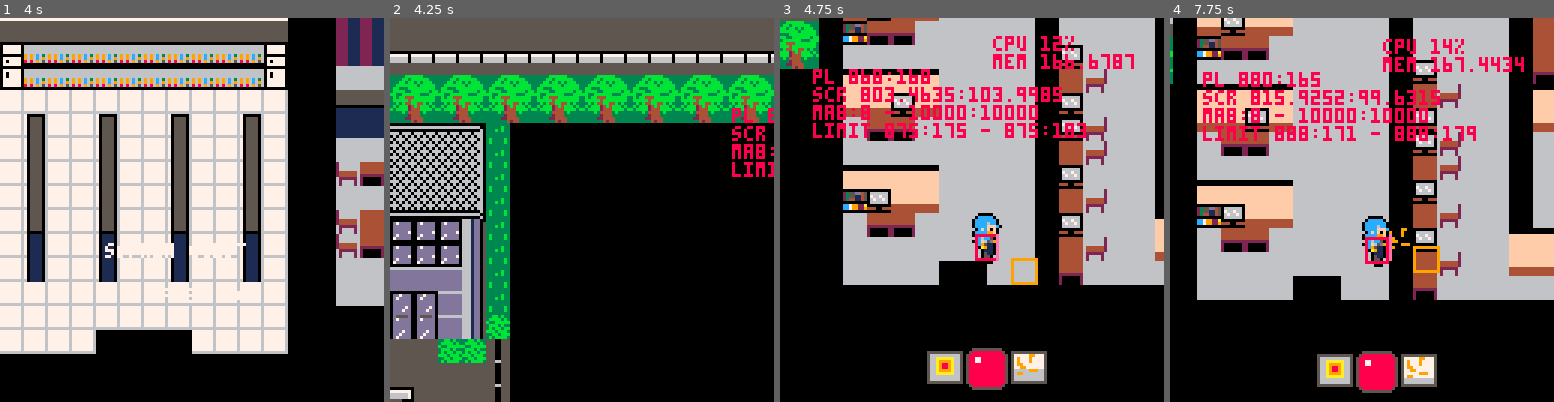
Above: before the commit, frames 1-4 (left to right).
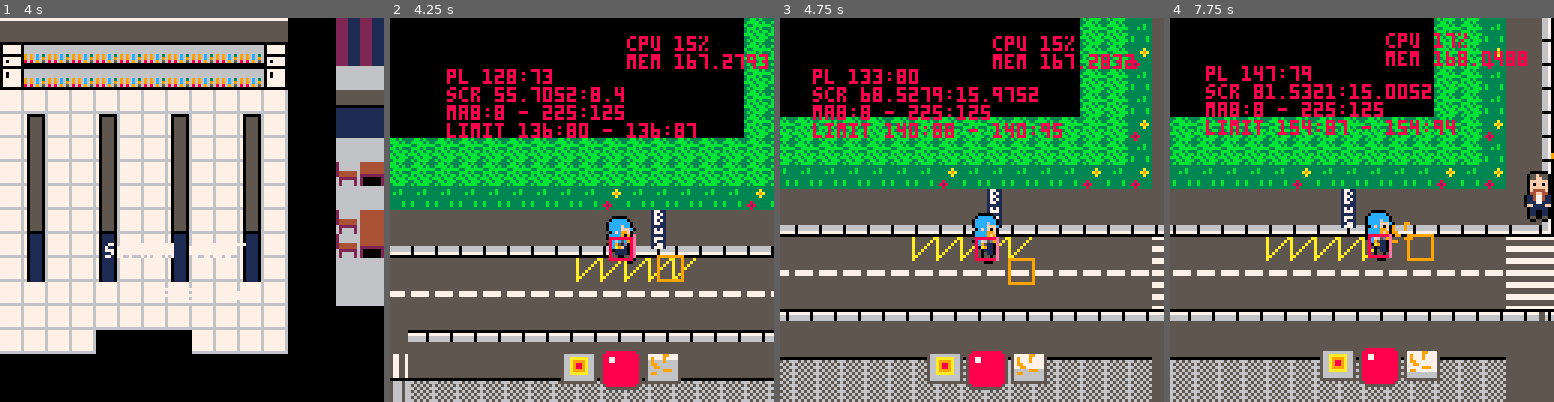
Above: after the commit, the same moments.

Repository: JasonHaenlin/pico-8-sophiaquest
Game: PICO-8 cartridge sophiaquest.p8
The game is run twice, just before and just after one commit, with the same random seed, the same clock (stepped at 60 frames per second) and the same inputs.
Inputs:
- Up to frame 1 (4 s): tap X (X key) at 0.33, 1.07, 1.85, 2.97 s; tap O (Z key) at 0.7, 1.7, 2.1, 2.5, 2.9, 3.3, 3.7 s; hold Right 1.6-2.1 s; hold Up 2.15-2.42 s; hold Right 2.47-3.03 s; hold Left 3.08-3.58 s; hold Down 3.63-3.97 s
- Up to frame 2 (4.25 s): hold Right from 4.02 s (still down); tap X (X key) at 4.08 s; tap O (Z key) at 4.1 s
- Up to frame 3 (4.75 s): tap O (Z key) at 4.5 s; release Right at 4.68 s; hold Up from 4.73 s (still down)
- Up to frame 4 (7.75 s): tap O (Z key) every 0.4 s from 4.9 to 7.7 s; release Up at 5.03 s; hold Left 5.08-5.68 s; tap X (X key) at 5.2, 6.32, 7.43 s; hold Down 5.73-6.03 s; hold Right 6.08-6.58 s; hold Right 6.63-7.13 s; hold Up 7.18-7.45 s; hold Right from 7.5 s (still down)

Frame 1 is identical in both runs. In frame 2, 91% of the frame differs, in the area x 0-100%, y 0-100%; in frame 3, 86%; in frame 4, 91%.

Commit message:
redefine the hitbox

Diff:
--- a/sophiaquest.p8
+++ b/sophiaquest.p8
@@ -30,7 +30,7 @@
  g_ennemies_left=1
  _update = update_menu
  init_area()
- init_current_area(1)
+ init_current_area(2)
  init_screen()
  make_game()
 end
@@ -74,7 +74,7 @@
    name = "room 1",
    map = {x1 = 824, y1 = 8, x2 = 1025, y2 = 65},
    spawn = { x = 860, y = 175 },
-   look = down
+   look = up
   }
  }
 end
@@ -289,7 +289,7 @@
   -- add a draw controller
   draw = draw_characters,
   -- set the hitbox
-  box = {x1 = 0, y1 = 0, x2 = 7, y2 = 14},
+  box = {x1 = 0, y1 = 8, x2 = 7, y2 = 15},
  })
   -- add animations
  n.anim = stay
@@ -309,7 +309,7 @@
   -- add a draw controller
   draw = draw_characters,
   -- set the hitbox
-  box = {x1 = 0, y1 = 7, x2 = 7, y2 = 15},
+  box = {x1 = 0, y1 = 8, x2 = 7, y2 = 15},
   -- add weapon
   weapon = g_weapons[1]
  })
@@ -332,7 +332,7 @@
     -- add a draw controller
     draw = draw_characters,
     -- set the hitbox
-    box = {x1 = 0, y1 = 7, x2 = 7, y2 = 15},
+    box = {x1 = 0, y1 = 8, x2 = 7, y2 = 15},
     -- add weapon
     weapon = g_weapons[1]
    })
@@ -595,10 +595,10 @@
 
 function controls_player(self)
  self.anim = walk
- if (is_moving(left))  move(self,-1, 0, 0, 15)
- if (is_moving(right)) move(self, 1, 0, 7, 15)
- if (is_moving(up))    move(self, 0,-1, 7, 8)
- if (is_moving(down))  move(self, 0, 1, 7, 15)
+ if (is_moving(left))  move(self,-1, 0, self.box.x1, self.box.y2)
+ if (is_moving(right)) move(self, 1, 0, self.box.x2, self.box.y2)
+ if (is_moving(up))    move(self, 0,-1, self.box.x2, self.box.y2-self.box.y1)
+ if (is_moving(down))  move(self, 0, 1, self.box.x2, self.box.y2)
  if (is_not_moving())  self.anim = stay
  action_player()
 end
@@ -670,13 +670,12 @@
 end
 
 function move_on(a, go)
- if (go == left)  move(a ,-a.dx, 0, 0, 15)
- if (go == right) move(a, a.dx, 0, 6, 15)
- if (go == up)    move(a, 0 ,-a.dy, 6, 0)
- if (go == down)  move(a, 0, a.dy, 6, 15)
+ if (go == left)  move(a ,-a.dx, 0, a.box.x1, a.box.y2)
+ if (go == right) move(a, a.dx, 0, a.box.x2, a.box.y2)
+ if (go == up)    move(a, 0 ,-a.dy, a.box.x2, a.box.y2-a.box.y1)
+ if (go == down)  move(a, 0, a.dy, a.box.x2, a.box.y2)
  if (go ~= none)  a.d = go
 end
-
 
 function is_moving(direction)
  if (btn(direction)) then
